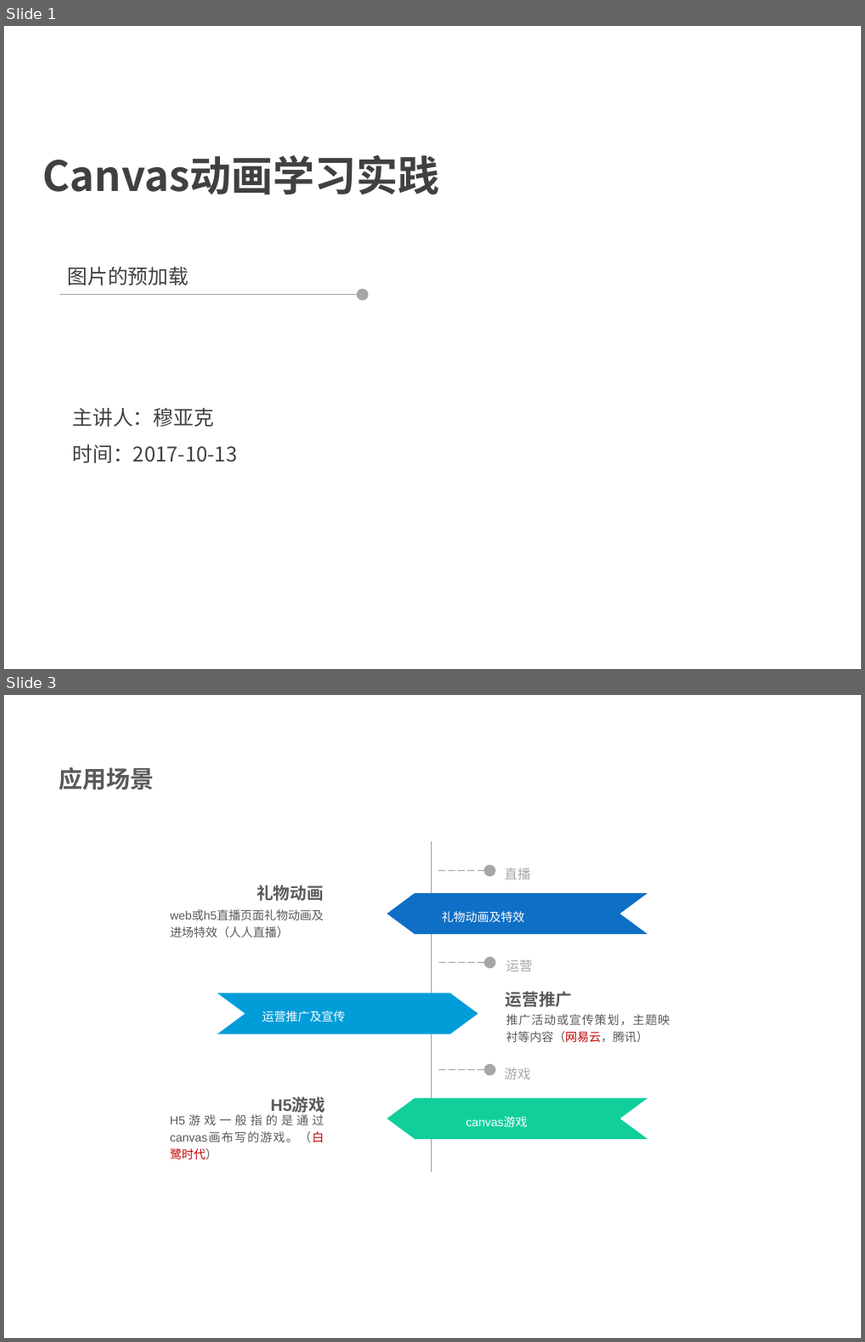
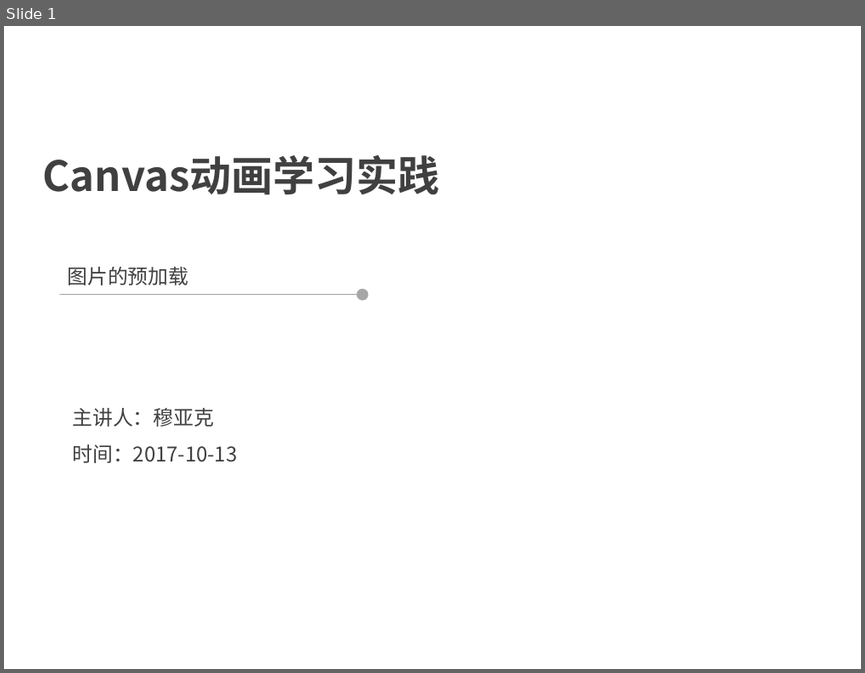
Before and after one commit to muyake/muyake.github.io, a slide deck: js/preload/穆亚克.ppt. Shown one above the other, each under a label of ours: slides 1 and 3 before the commit, slide 1 after it; the slides between them are not shown. The pictures are 865x1342 and 865x673 pixels, drawn with LibreOffice and Linux fonts; fonts in the diff are those of the drawing; background and template pictures are left out. Boxes give left, top, right and bottom in pixels: in the first picture for what was removed or moved away, otherwise in the second. Text is boxed around its words. In the diff, an @@ line names an element or a change of style, - is before the commit and + after.

```diff
--- a/js/preload/穆亚克.ppt
+++ b/js/preload/穆亚克.ppt
@@ slide 3 removed at box(4, 695, 861, 1338), background picture (left out) @@
@@ text removed at box(58, 767, 154, 790) @@
-应用场景
@@ line removed from (432, 841) to (432, 1171) @@
@@ arrow removed from (438, 871) to (490, 871) @@
@@ text removed at box(505, 868, 531, 879) @@
-直播
@@ text removed at box(256, 885, 323, 901) @@
-礼物动画
@@ freeform shape removed at box(387, 893, 647, 934) @@
@@ text removed at box(442, 911, 525, 922) @@
-礼物动画及特效
@@ text removed at box(170, 926, 289, 937) @@
-web或h5直播页面礼物动画及进场特效（人人直播）
@@ arrow removed from (438, 962) to (490, 962) @@
@@ text removed at box(506, 959, 533, 971) @@
-运营
@@ freeform shape removed at box(217, 993, 477, 1034) @@
@@ text removed at box(506, 991, 572, 1007) @@
-运营推广
@@ text removed at box(262, 1010, 346, 1021) @@
-运营推广及宣传
@@ text removed at box(506, 1014, 670, 1042) @@
-推广活动或宣传策划，主题映衬等内容（网易云，腾讯）
@@ arrow removed from (438, 1069) to (490, 1069) @@
@@ text removed at box(505, 1067, 531, 1079) @@
-游戏
@@ text removed at box(271, 1098, 325, 1115) @@
-H5游戏
@@ freeform shape removed at box(387, 1098, 647, 1139) @@
@@ text removed at box(466, 1117, 527, 1127) @@
-canvas游戏
@@ text removed at box(170, 1132, 324, 1159) @@
-H5游戏一般指的是通过canvas画布写的游戏。（白鹭时代）
```
Also in this commit, not shown: 7 slides added, 4 other slides removed, 2 other files.
